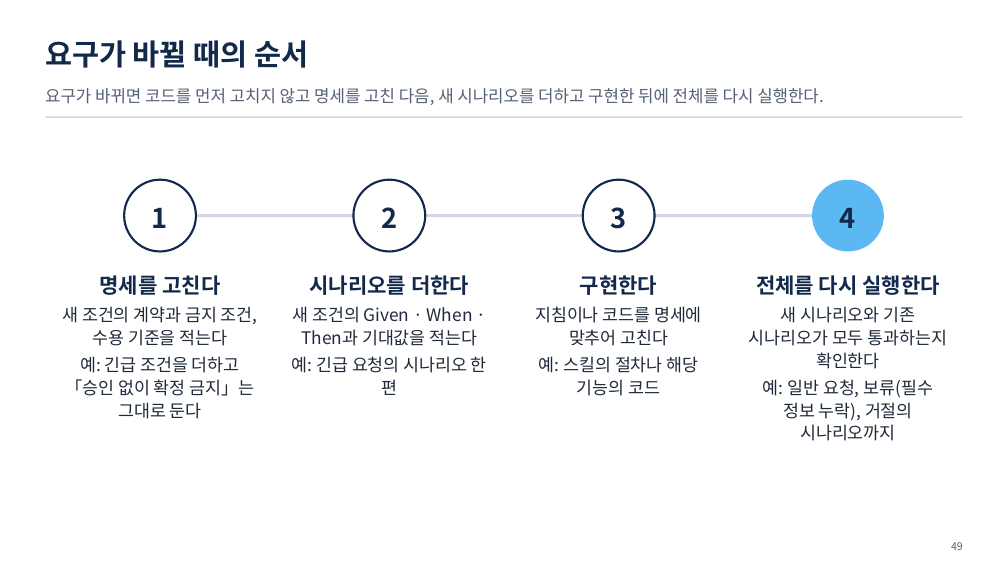
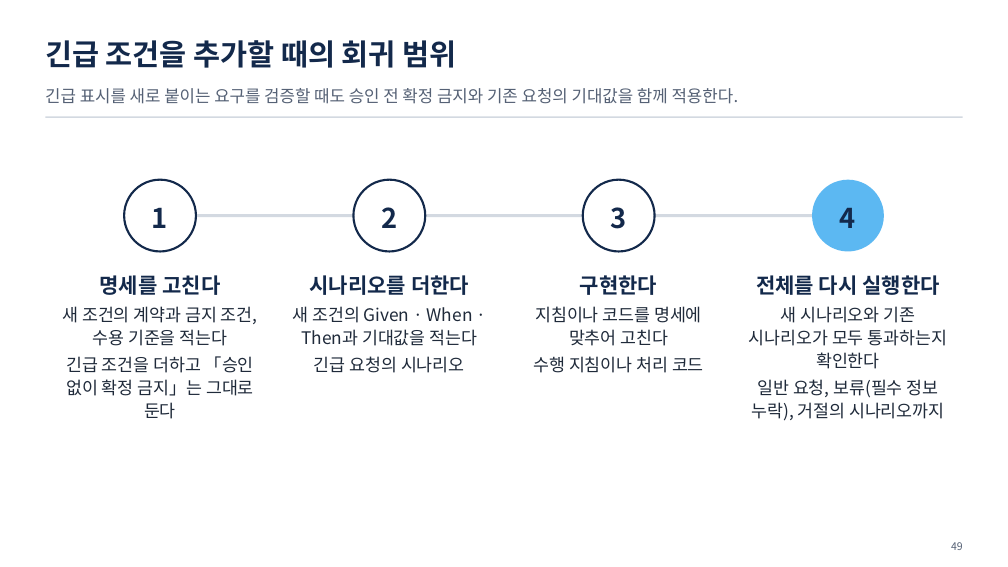
Before and after one commit to uengine-oss/hyd-iot-edu, a slide deck: slide 49 of workspace/강의제작/산출물/통합반/이론/08회차/통합반_08일차.pptx. Drawn at 1008x567 pixels with LibreOffice and Linux fonts; fonts in the diff are those of the drawing. Boxes give left, top, right and bottom in pixels: in the first picture for what was removed or moved away, otherwise in the second. Text is boxed around its words. In the diff, an @@ line names an element or a change of style, - is before the commit and + after.

```diff
--- a/workspace/강의제작/산출물/통합반/이론/08회차/통합반_08일차.pptx
+++ b/workspace/강의제작/산출물/통합반/이론/08회차/통합반_08일차.pptx
@@ text at (45, 40, 457, 68): text changed @@
-요구가 바뀔 때의 순서
+긴급 조건을 추가할 때의 회귀 범위
@@ text at (45, 88, 739, 104): text changed @@
-요구가 바뀌면 코드를 먼저 고치지 않고 명세를 고친 다음, 새 시나리오를 더하고 구현한 뒤에 전체를 다시 실행한다.
+긴급 표시를 새로 붙이는 요구를 검증할 때도 승인 전 확정 금지와 기존 요청의 기대값을 함께 적용한다.
@@ text at (66, 356, 254, 419): text changed @@
-예: 긴급 조건을 더하고 「승인 없이 확정 금지」는 그대로 둔다
+긴급 조건을 더하고 「승인 없이 확정 금지」는 그대로 둔다
@@ text at (314, 356, 465, 373): text changed @@
-예: 긴급 요청의 시나리오 한 편
+긴급 요청의 시나리오
@@ text at (533, 356, 704, 373): text changed @@
-예: 스킬의 절차나 해당 기능의 코드
+수행 지침이나 처리 코드
@@ text at (751, 379, 944, 421): text changed @@
-예: 일반 요청, 보류(필수 정보 누락), 거절의 시나리오까지
+일반 요청, 보류(필수 정보 누락), 거절의 시나리오까지
```
Also in this commit, not shown: 9 other slides changed, 6 other files.
